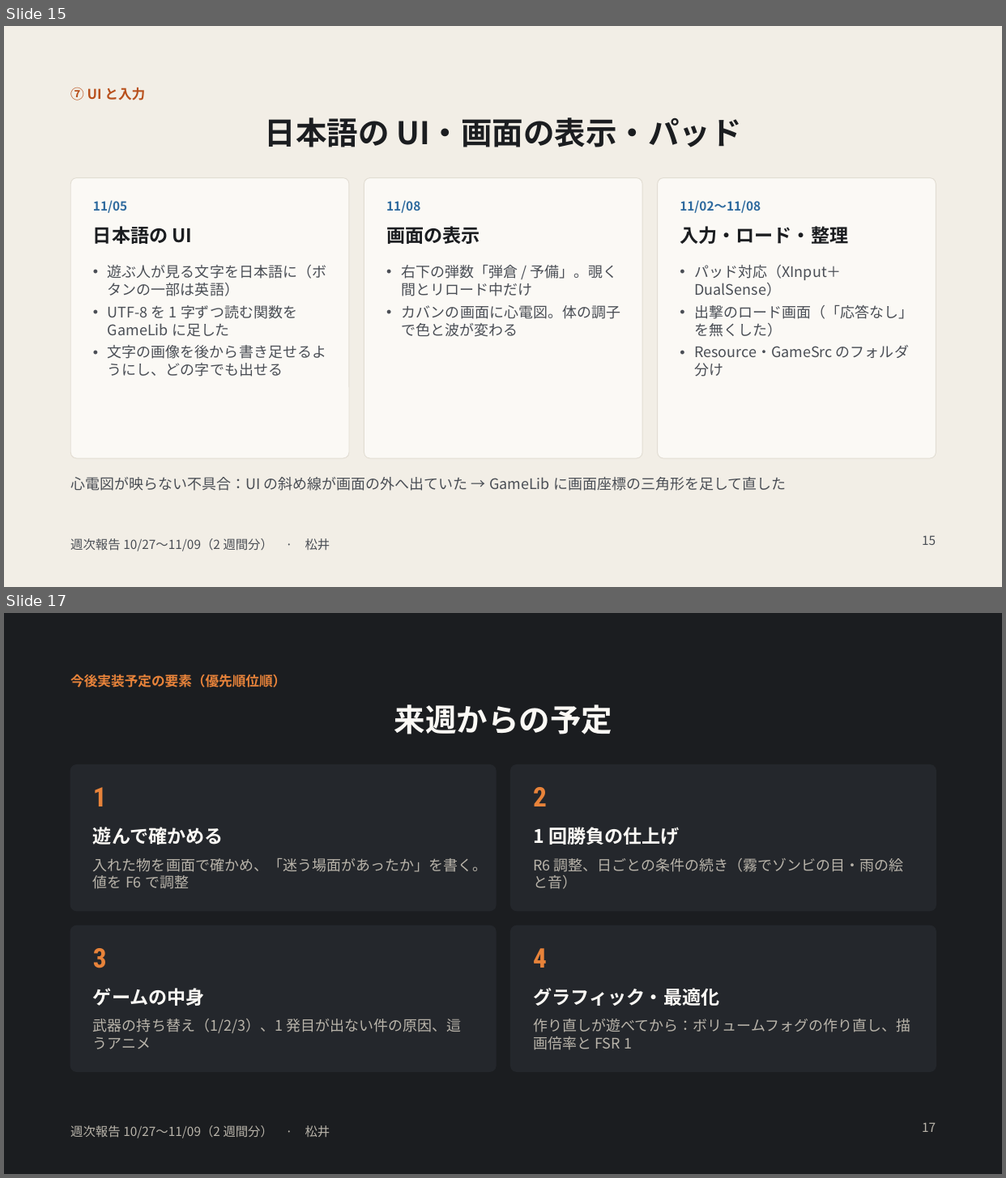
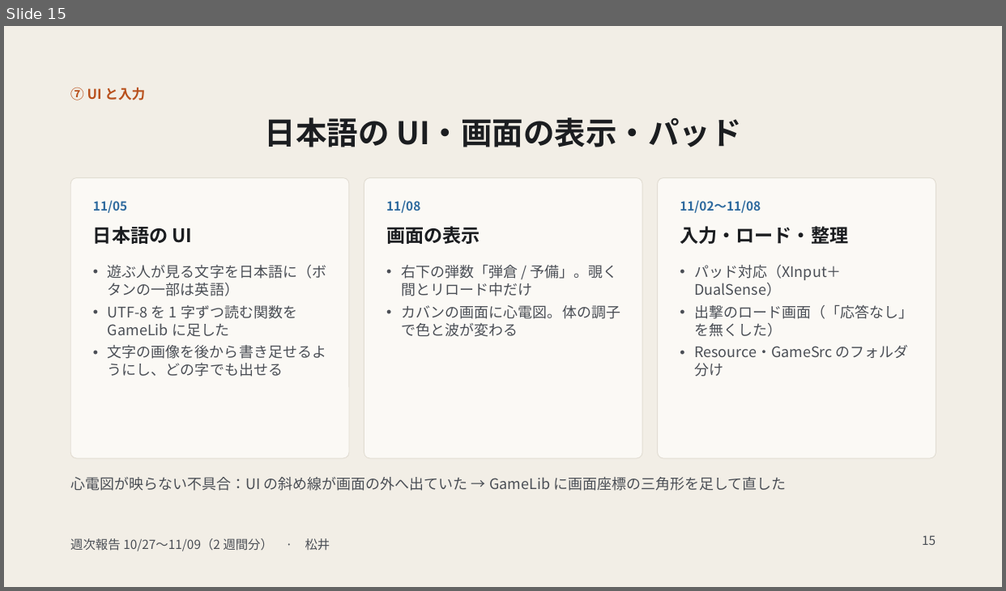
Before and after one commit to madoromi05/LastDrop, a slide deck: SummaryPlan/報告書/週次報告 10 27〜11 09.pptx. Shown one above the other, each under a label of ours: slides 15 and 17 before the commit, slide 15 after it; the slides between them are not shown. The pictures are 1006x1178 and 1006x591 pixels, drawn with LibreOffice and Linux fonts; fonts in the diff are those of the drawing. Boxes give left, top, right and bottom in pixels: in the first picture for what was removed or moved away, otherwise in the second. Text is boxed around its words. In the diff, an @@ line names an element or a change of style, - is before the commit and + after.

```diff
--- a/SummaryPlan/報告書/週次報告 10 27〜11 09.pptx
+++ b/SummaryPlan/報告書/週次報告 10 27〜11 09.pptx
@@ slide 17 removed at <box>4,613,1002,1174</box>, background #1B1D20 @@
@@ text removed at <box>70,674,286,688</box> @@
-今後実装予定の要素（優先順位順）
@@ title removed at <box>394,705,612,735</box> @@
-来週からの予定
@@ rounded rectangle removed at <box>70,765,496,911</box> @@
@@ rounded rectangle removed at <box>511,765,936,911</box> @@
@@ text removed at <box>93,787,107,807</box> @@
-1
@@ text removed at <box>533,787,547,807</box> @@
-2
@@ text removed at <box>93,827,224,845</box> @@
-遊んで確かめる
@@ text removed at <box>533,827,680,845</box> @@
-1 回勝負の仕上げ
@@ text removed at <box>93,858,487,889</box> @@
-入れた物を画面で確かめ、「迷う場面があったか」を書く。値を F6 で調整
@@ text removed at <box>533,858,904,889</box> @@
-R6 調整、日ごとの条件の続き（霧でゾンビの目・雨の絵と音）
@@ rounded rectangle removed at <box>70,926,496,1072</box> @@
@@ rounded rectangle removed at <box>511,926,936,1072</box> @@
@@ text removed at <box>93,948,107,969</box> @@
-3
@@ text removed at <box>533,948,547,968</box> @@
-4
@@ text removed at <box>93,988,205,1006</box> @@
-ゲームの中身
@@ text removed at <box>533,988,719,1006</box> @@
-グラフィック・最適化
@@ text removed at <box>93,1019,461,1050</box> @@
-武器の持ち替え（1/2/3）、1 発目が出ない件の原因、這うアニメ
@@ text removed at <box>533,1019,910,1050</box> @@
-作り直しが遊べてから：ボリュームフォグの作り直し、描画倍率と FSR 1
@@ page number removed at <box>922,1122,936,1132</box> @@
-17
@@ text removed at <box>70,1126,330,1139</box> @@
-週次報告 10/27〜11/09（2 週間分） · 松井
```
Also in this commit, not shown: 7 slides changed, 3 slides added, 4 other slides removed, 1 other file.
